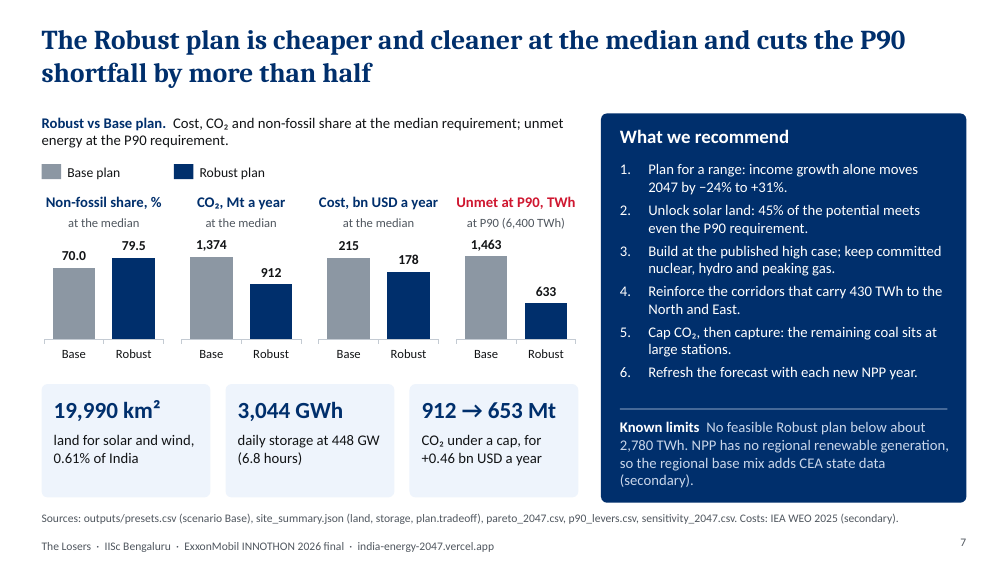
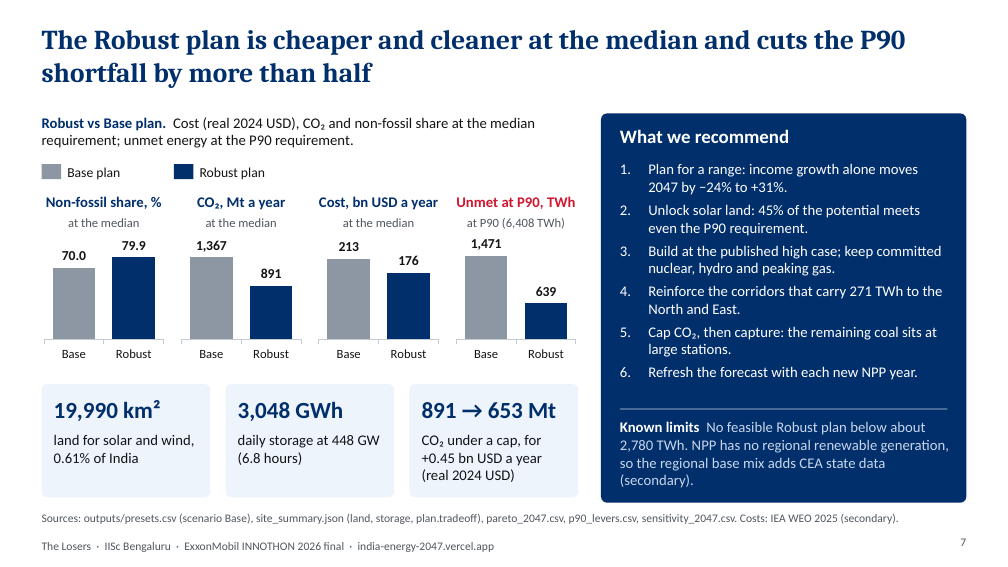
Before and after one commit to Tathagata-Ghosh-Developer/innothon-2026-india-energy-2047, a slide deck: slide 7 of docs/deck/India_Energy_2047_The_Losers.pptx. Drawn at 1008x567 pixels with LibreOffice and Linux fonts; fonts in the diff are those of the drawing. Boxes give left, top, right and bottom in pixels: in the first picture for what was removed or moved away, otherwise in the second. Text is boxed around its words. In the diff, an @@ line names an element or a change of style, - is before the commit and + after.

```diff
--- a/docs/deck/India_Energy_2047_The_Losers.pptx
+++ b/docs/deck/India_Energy_2047_The_Losers.pptx
@@ text at bbox=[42, 117, 535, 148]: text changed @@
-Robust vs Base plan. Cost, CO₂ and non-fossil share at the median requirement; unmet energy at the P90 requirement.
+Robust vs Base plan. Cost (real 2024 USD), CO₂ and non-fossil share at the median requirement; unmet energy at the P90 requirement.
@@ column chart at bbox=[179, 234, 304, 364] @@
@@ Series 1, Base: 1374 to 1367 @@
@@ Series 1, Robust: 912 to 891 @@
@@ column chart at bbox=[316, 234, 441, 364] @@
@@ Series 1, Base: 215 to 213 @@
@@ Series 1, Robust: 178 to 176 @@
@@ column chart at bbox=[454, 234, 578, 364] @@
@@ Series 1, Base: 1463 to 1471 @@
@@ Series 1, Robust: 633 to 639 @@
@@ text at bbox=[467, 218, 565, 229]: text changed @@
-at P90 (6,400 TWh)
+at P90 (6,408 TWh)
@@ text at bbox=[648, 285, 943, 314]: text changed @@
-4. Reinforce the corridors that carry 430 TWh to the North and East.
+4. Reinforce the corridors that carry 271 TWh to the North and East.
@@ text at bbox=[238, 401, 343, 421]: text changed @@
-3,044 GWh
+3,048 GWh
@@ text at bbox=[422, 402, 556, 418]: text changed @@
-912 → 653 Mt
+891 → 653 Mt
@@ text at bbox=[422, 434, 542, 482]: text changed @@
-CO₂ under a cap, for +0.46 bn USD a year
+CO₂ under a cap, for +0.45 bn USD a year (real 2024 USD)
```
Also in this commit, not shown: 6 other slides changed, 41 other files.
